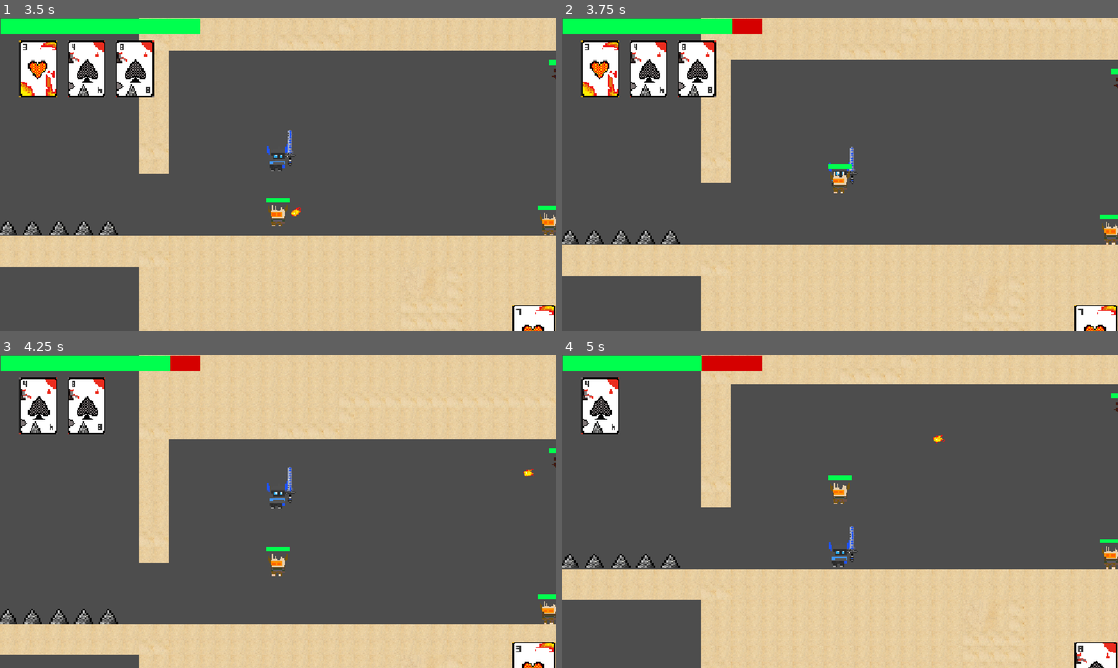
Above: before the commit, frames 1-4 (two rows, left to right).
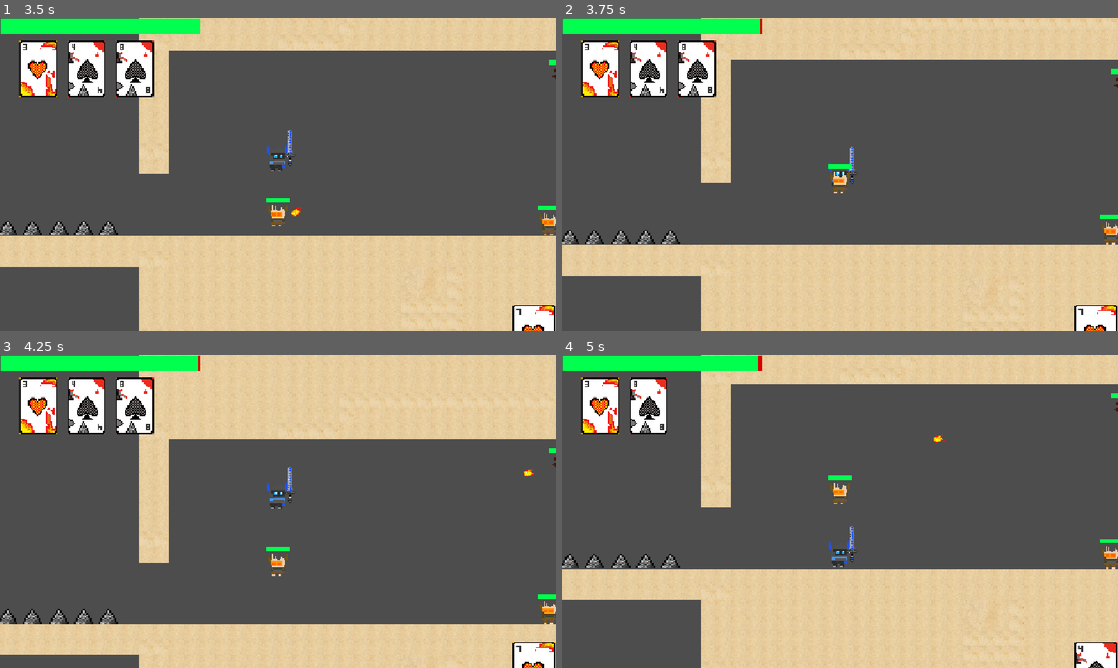
Above: after the commit, the same moments.

Repository: bananazrus/Card-Knight
Game: Godot game, scene res://level1.tscn
The game is run twice, just before and just after one commit, with the same random seed, the same clock (stepped at 60 frames per second) and the same inputs.
Inputs (mouse positions are in pixels of both pictures, inside the frame that each line leads up to):
- Up to frame 1 (3.5 s): move the mouse to (250, 237) at 0.52 s; hold Up (ui_up) 0.53-2.03 s; tap 1 (card1) at 0.6 s; tap 2 (card2) at 0.8, 1.35 s; move the mouse to (444, 221) at 1.27 s; tap 3 (card3) at 1.55, 2.1 s; move the mouse to (111, 127) at 2.02 s; tap 4 (card4) at 2.3, 2.85 s; move the mouse to (305, 174) at 2.77 s; tap Up (ui_up) at 3.02 s; tap 5 (card5) at 3.05 s
- Up to frame 2 (3.75 s): move the mouse to (756, 96) at 3.52 s; tap 5 (card5) at 3.6 s
- Up to frame 3 (4.25 s): tap Up (ui_up) at 3.77 s; tap 1 (card1) at 3.8 s
- Up to frame 4 (5 s): move the mouse to (962, 495) at 4.27 s; hold Up (ui_up) from 4.28 s (still down); click (962, 495) at 4.35 s; tap 2 (card2) at 4.55 s

Frame 1 is identical in both runs. In frame 2, 0.2% of the frame differs, in the area x 30-36%, y 0-6%; in frame 3, 2.0%; in frame 4, 2.2%, in the area x 3-94%, y 0-95%.
Error after the commit: Invalid access of index '4' on a base object of type: 'Array'. (res://Scripts/movement.gd:156)

Commit message:
New Cards

Diff:
--- a/Scripts/bullet.gd
+++ b/Scripts/bullet.gd
@@ -7,5 +7,5 @@
 func _on_projectile_body_entered(body: Node2D) -> void:
 	var player = body if body.is_in_group("player") else body.get_parent()
 	if body.is_in_group("player") or body.get_parent().is_in_group("player"):
-		player.take_damage(10)
+		player.take_damage(10*Globals.damage_reduction)
 	queue_free()
--- a/Scripts/enemymovement.gd
+++ b/Scripts/enemymovement.gd
@@ -41,8 +41,8 @@
 
 func _on_enemy_area_2d_area_entered(area: Area2D) -> void:
 	if area.is_in_group("Sword"):
-		$enemyhealth.health_changed(20)
-		health-=30
+		$enemyhealth.health_changed(20*Globals.damage_buff_5)
+		health-=30*Globals.damage_buff_5
 	elif area.is_in_group("Arrow"):
-		$enemyhealth.health_changed(40)
-		health-=40
+		$enemyhealth.health_changed(40*Globals.damage_buff_5)
+		health-=40*Globals.damage_buff_5
--- a/Scripts/globals.gd
+++ b/Scripts/globals.gd
@@ -6,10 +6,15 @@
 var all_cards=["AC","2D","3H","4S","5C","6D","7H","8S","9C","10D"]
 var hand=[]
 var random_index=0
+var damage_buff_5: = 1
+var seven: bool = false
 var discard="empty"
+var damage_reduction = 1
 func _ready() -> void:
 	reset_game_state()
 func reset_game_state():
+	damage_buff_5 = 1
+	damage_reduction = 1
 	deck = all_cards.duplicate()
 	hand = []
 	discard = "empty"
--- a/Scripts/movement.gd
+++ b/Scripts/movement.gd
@@ -3,6 +3,9 @@
 @onready var cooldown_timer: Timer = $DashCooldown
 @onready var health_regen_timer: Timer = $HealthRegen
 @onready var hazard_timer: Timer = $HazardTimer
+@onready var five_timer: Timer = $Five_Timer
+@onready var nine_timer: Timer = $Nine_Timer
+@onready var seven_timer: Timer = $Seven_Timer
 var active_hazards: Array[Area2D] = []
 const SPEED = 500.0
 const JUMP_VELOCITY = -1000.0
@@ -25,6 +28,7 @@
 signal health_changed
 var weapon="sword"
 var regen_rate = 5
+var ability=""
 func _ready() -> void:
 	equip_weapon(SwordScene)
 	weapon_offset=weapon_slot.position
@@ -48,7 +52,7 @@
 	if (Input.is_action_just_pressed("ui_up") or Input.is_action_just_pressed("wkey")) and not is_on_floor() and can_double_jump:
 		velocity.y = JUMP_VELOCITY
 		can_double_jump=false
-
+	print(Globals.hand)
 	var direction := Input.get_axis("akey", "dkey")
 	if Input.is_action_pressed("dash"):
 		velocity.x = direction*1000
@@ -106,11 +110,15 @@
 	if health_regen_timer.is_stopped() and health < max_health:
 		health = min(health + (regen_rate * delta), max_health)
 		health_changed.emit(health)
+	if five_timer.is_stopped():
+		Globals.damage_buff_5=1
+	if nine_timer.is_stopped():
+		Globals.damage_reduction=1
 	move_and_slide()
 
 func _on_area_2d_player_body_entered(body) -> void:
 	if body.is_in_group("Enemies") or body.get_parent().is_in_group("Enemies"):
-		take_damage(15)
+		take_damage(15*Globals.damage_reduction)
 func take_damage(amount: int) -> void:
 	health -= amount
 	health_changed.emit(health)
@@ -126,7 +134,7 @@
 func _on_character_area_2d_area_entered(area: Area2D) -> void:
 	if area.is_in_group("Hazards") or area.get_parent().is_in_group("Hazards"):
 		active_hazards.append(area)
-		take_damage(15)
+		take_damage(15*Globals.damage_reduction)
 		if hazard_timer.is_stopped():
 			hazard_timer.start()
 	if area.is_in_group("bouncepads") or area.get_parent().is_in_group("bouncepads"):
@@ -141,16 +149,28 @@
 func _on_hazard_timer_timeout() -> void:
 	active_hazards = active_hazards.filter(func(a): return is_instance_valid(a))
 	if not active_hazards.is_empty():
-		take_damage(15)
+		take_damage(15*Globals.damage_reduction)
 	else:
 		hazard_timer.stop()
 func card(num):
-	if Globals.deck.size()!=0:
-		Globals.discard = Globals.hand[num]
-		Globals.hand[num]=Globals.deck[0]
-		Globals.deck.remove_at(0)
-	elif Globals.hand.size()>=(num+1):
-		Globals.discard = Globals.hand[num]
-		Globals.hand.remove_at(num)
+	ability=Globals.hand[num]
+	if Globals.seven==false:
+		if Globals.deck.size()!=0:
+			Globals.discard = Globals.hand[num]
+			Globals.hand[num]=Globals.deck[0]
+			Globals.deck.remove_at(0)
+		elif Globals.hand.size()>=(num+1):
+			Globals.discard = Globals.hand[num]
+			Globals.hand.remove_at(num)
+		else:
+			pass
 	else:
-		pass
+		Globals.seven=false
+	if ability == "5C":
+		Globals.damage_buff_5 = 2
+		five_timer.start()
+	if ability == "9C":
+		Globals.damage_reduction = 0.1
+		nine_timer.start()
+	if ability == "7H":
+		Globals.seven=true
--- a/Scripts/rangedenemy.gd
+++ b/Scripts/rangedenemy.gd
@@ -31,8 +31,8 @@
 
 func _on_rangedenemy_area_2d_area_entered(area: Area2D) -> void:
 	if area.is_in_group("Sword"):
-		$rangedenemyhealth.rangedenemy_health_changed(20)
-		ranged_health-=30
+		$rangedenemyhealth.rangedenemy_health_changed(20*Globals.damage_buff_5)
+		ranged_health-=30*Globals.damage_buff_5
 	elif area.is_in_group("Arrow"):
-		$rangedenemyhealth.rangedenemy_health_changed(40)
-		ranged_health-=40
+		$rangedenemyhealth.rangedenemy_health_changed(40*Globals.damage_buff_5)
+		ranged_health-=40*Globals.damage_buff_5
--- a/Scripts/snuggles.gd
+++ b/Scripts/snuggles.gd
@@ -90,9 +90,9 @@
 	is_active = true
 func _on_snuggles_area_2d_area_entered(area: Area2D) -> void:
 	if area.is_in_group("Sword"):
-		snuggles_health-=30
+		snuggles_health-=30*Globals.damage_buff_5
 	elif area.is_in_group("Arrow"):
-		snuggles_health-=40
+		snuggles_health-=40*Globals.damage_buff_5
 	boss_health_changed.emit(snuggles_health)
 func spawn_enemy(enemy_position: Vector2):
 	var new_enemy = enemy.instantiate()
--- a/cardknight.tscn
+++ b/cardknight.tscn
@@ -106,6 +106,16 @@
 
 [node name="HazardTimer" type="Timer" parent="." unique_id=1670961451]
 
+[node name="Five_Timer" type="Timer" parent="." unique_id=314876032]
+wait_time = 5.0
+one_shot = true
+
+[node name="Nine_Timer" type="Timer" parent="." unique_id=680077047]
+wait_time = 4.0
+one_shot = true
+
+[node name="Seven_Timer" type="Timer" parent="." unique_id=926320943]
+
 [connection signal="area_entered" from="pivot/Area2D" to="." method="_on_character_area_2d_area_entered"]
 [connection signal="area_exited" from="pivot/Area2D" to="." method="_on_character_area_2d_area_exited"]
 [connection signal="body_entered" from="pivot/Area2D" to="." method="_on_area_2d_player_body_entered"]
